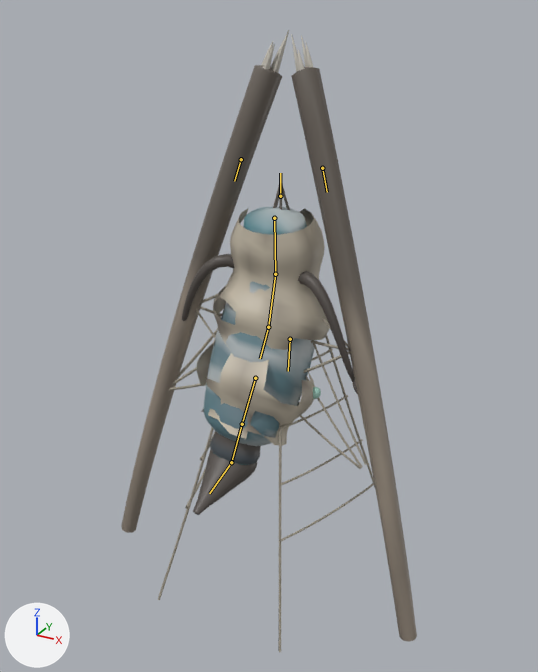
The glTF model assets/creatures/spar_wraith/spar_wraith.glb as it was, and as the next commit left it.
Both versions are drawn from a camera (50 mm lens) standing at (2.68, -4.87, 4.73) and looking at (0.05, -0.09, 2.34). The axes (+X, +Y, +Z) are drawn at lower left. The lights are the same throughout. The first picture is the older version. Both versions are drawn at frame 5 of the action 'hit_b'; the numbers are the values there. The bones that change, and the others that lie on the model, are drawn over the model as lines.

In view in the first picture: 'Sheath', 'Shroud', 'spar_wraith'.
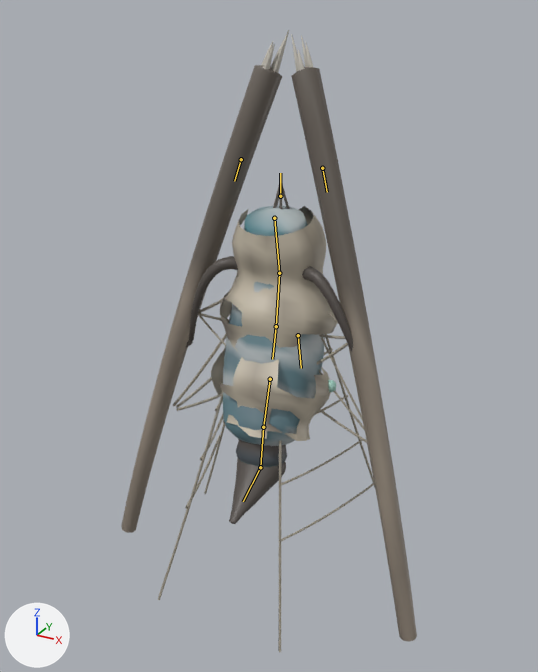
Location of each change, [x1, y1, x2, y2] in pixels of the pictures (538 x 672 px):
'spar_wraith', posed: [121, 30, 417, 652] in both
'Shroud', posed: before [196, 208, 329, 446]; after [211, 206, 337, 441]
'Sheath', posed (9% narrower): before [204, 207, 316, 446]; after [223, 206, 325, 446]
bone 'body0', root to tip: before (274, 218) to (275, 274); after (274, 218) to (279, 273)
bone 'body1', root to tip: before (275, 274) to (268, 327); after (279, 273) to (276, 326)
bone 'body2', root to tip: before (268, 327) to (260, 358); after (276, 326) to (272, 359)
bone 'body3', root to tip: before (255, 378) to (242, 424); after (270, 379) to (263, 427)
bone 'body4', root to tip: before (242, 424) to (231, 462); after (263, 427) to (260, 467)

The edits, one by one:
Bone 'body0' (bone_body0) turns from (-2, 0, 1) to (2, 0, -1) degrees about its own x, y and z.
Bone 'body1' (bone_body1) turns from (2, 0, 1) to (-2, 0, -1) degrees about its own x, y and z.
Bone 'body2' (bone_body2) turns from (-2, -1, 1) to (2, 0, -1) degrees about its own x, y and z.
Bone 'body3' (bone_body3) turns from (2, -1, 1) to (-2, 0, -1) degrees about its own x, y and z.
Bone 'body4' (bone_body4) turns from (-2, 0, 1) to (2, 0, -1) degrees about its own x, y and z.
